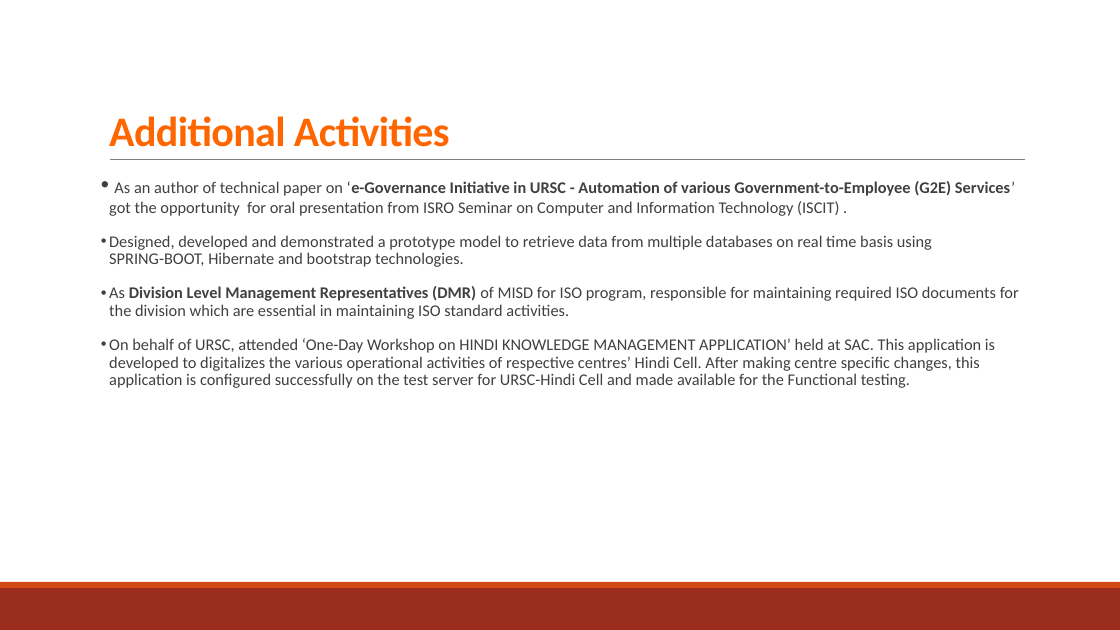
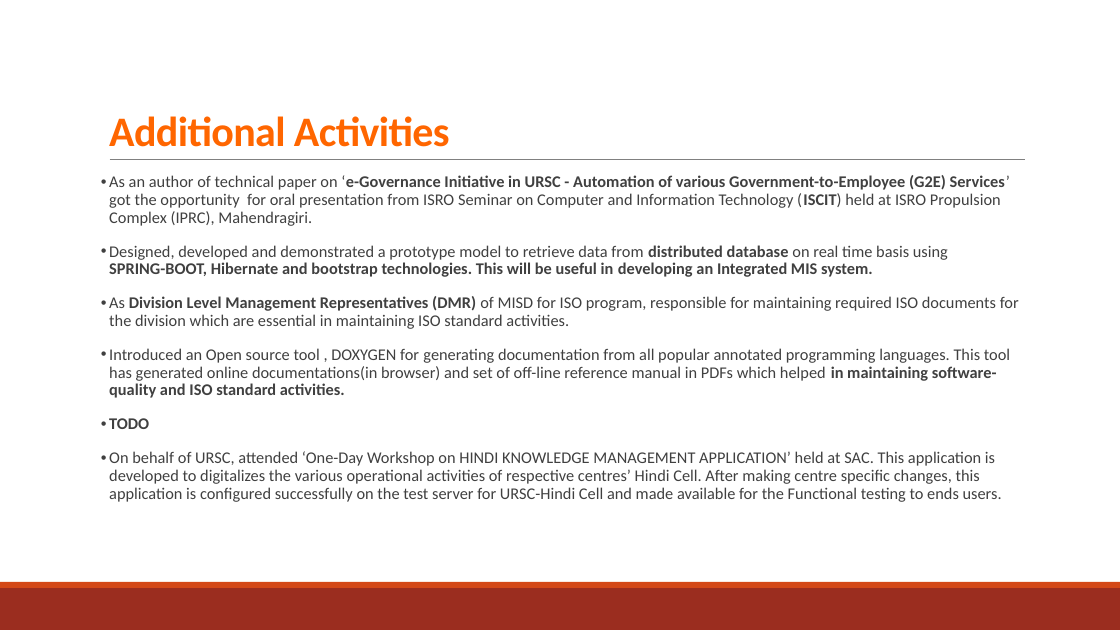
Before and after one commit to NavdeepGarg/DPC_Repo, a slide deck: slide 6 of handOutSources/navdeep.pptx. Drawn at 1120x630 pixels with LibreOffice and Linux fonts; fonts in the diff are those of the drawing. Boxes give left, top, right and bottom in pixels: in the first picture for what was removed or moved away, otherwise in the second. Text is boxed around its words. In the diff, an @@ line names an element or a change of style, - is before the commit and + after.

```diff
--- a/handOutSources/navdeep.pptx
+++ b/handOutSources/navdeep.pptx
@@ text at <box>109,175,1010,277</box>: text changed @@
-• As an author of technical paper on ‘e-Governance Initiative in URSC - Automation of various Government-to-Employee (G2E) Services’ got the opportunity for oral presentation from ISRO Seminar on Computer and Information Technology (ISCIT) .
-• Designed, developed and demonstrated a prototype model to retrieve data from multiple databases on real time basis using
-  SPRING-BOOT, Hibernate and bootstrap technologies.
+• As an author of technical paper on ‘e-Governance Initiative in URSC - Automation of various Government-to-Employee (G2E) Services’ got the opportunity for oral presentation from ISRO Seminar on Computer and Information Technology (ISCIT) held at ISRO Propulsion Complex (IPRC), Mahendragiri.
+• Designed, developed and demonstrated a prototype model to retrieve data from distributed database on real time basis using
+  SPRING-BOOT, Hibernate and bootstrap technologies. This will be useful in developing an Integrated MIS system.
@@ text at <box>109,348,1010,502</box>: text changed @@
-• On behalf of URSC, attended ‘One-Day Workshop on HINDI KNOWLEDGE MANAGEMENT APPLICATION’ held at SAC. This application is developed to digitalizes the various operational activities of respective centres’ Hindi Cell. After making centre specific changes, this application is configured successfully on the test server for URSC-Hindi Cell and made available for the Functional testing.
+• Introduced an Open source tool , DOXYGEN for generating documentation from all popular annotated programming languages. This tool has generated online documentations(in browser) and set of off-line reference manual in PDFs which helped in maintaining software-quality and ISO standard activities.
+• TODO
+• On behalf of URSC, attended ‘One-Day Workshop on HINDI KNOWLEDGE MANAGEMENT APPLICATION’ held at SAC. This application is developed to digitalizes the various operational activities of respective centres’ Hindi Cell. After making centre specific changes, this application is configured successfully on the test server for URSC-Hindi Cell and made available for the Functional testing to ends users.
```
Also in this commit, not shown: 4 other slides changed, 3 other files.
